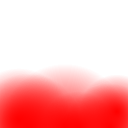
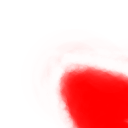
Layers edited between the first and the second w=128, h=128 image:
pixels changed over [0, 37, 128, 128] (layer not identified)